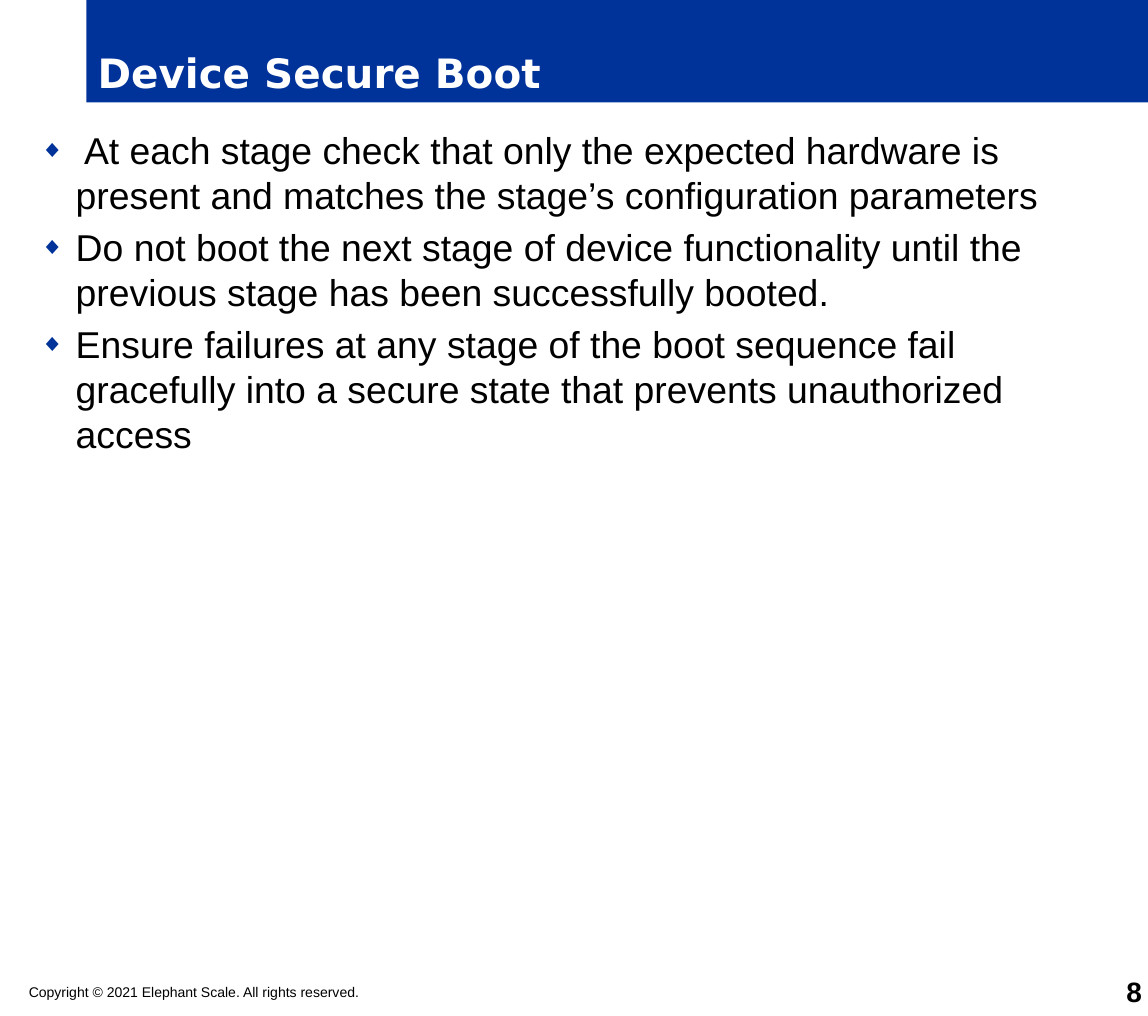
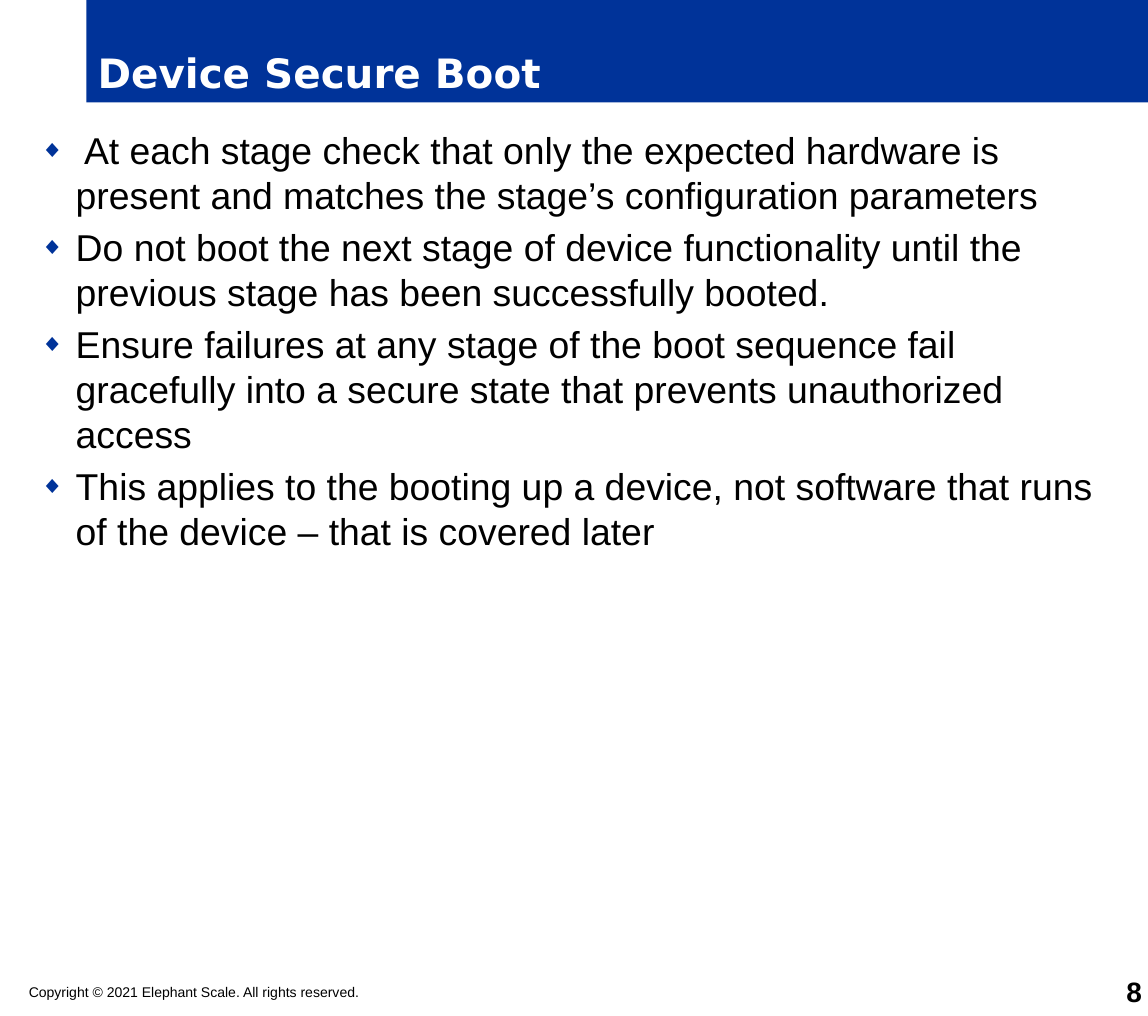
Before and after one commit to elephantscale/es-training-new, a slide deck: slide 8 of cybersecurity-iacs/Rod/Security_Design.pptx. Drawn at 1148x1016 pixels with LibreOffice and Linux fonts; fonts in the diff are those of the drawing; background and template pictures are left out. Boxes give left, top, right and bottom in pixels: in the first picture for what was removed or moved away, otherwise in the second. Text is boxed around its words. In the diff, an @@ line names an element or a change of style, - is before the commit and + after.

```diff
--- a/cybersecurity-iacs/Rod/Security_Design.pptx
+++ b/cybersecurity-iacs/Rod/Security_Design.pptx
@@ text at [76, 473, 1093, 546]: paragraph added @@
+◆ This applies to the booting up a device, not software that runs of the device – that is covered later
```
Also in this commit, not shown: 1 other slide changed, 5 slides added, 1 other file.
